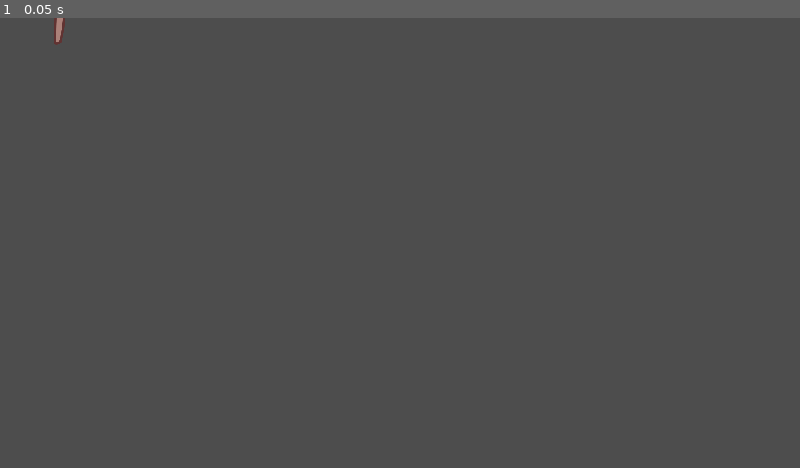
Above: before the commit, frame 1.
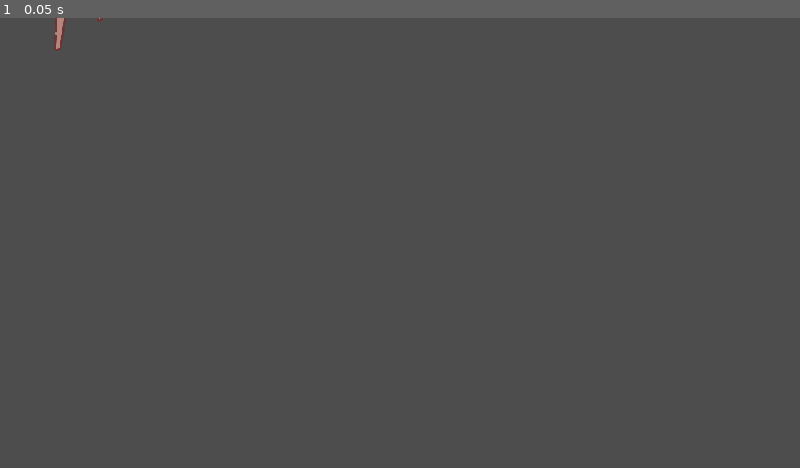
Above: after the commit, the same moment.

Repository: NuTrynity/Little-Cat-Cafe
Game: Godot game, scene res://Nodes/table.tscn
Same seed, same stepped clock (60 frames per second), same inputs: the game is played once before the commit and once after it. This scene is started directly instead of the project's main scene.
Inputs:
- Up to frame 1 (0.05 s): no input

The runs differ from the first frame. In frame 1, less than 0.1% of the frame differs, in the area x 6-13%, y 0-8%.

Commit message:
added a bunch of sprites

Diff:
--- a/Nodes/table.tscn
+++ b/Nodes/table.tscn
@@ -10,11 +10,11 @@
 texture = ExtResource("1_syli4")
 
 [node name="Chair" type="Sprite2D" parent="."]
-position = Vector2(242, -108)
+position = Vector2(243, -96)
 texture = ExtResource("2_s0lrh")
 
 [node name="Chair2" type="Sprite2D" parent="."]
-position = Vector2(-244, -108)
+position = Vector2(-245, -96)
 texture = ExtResource("2_s0lrh")
 flip_h = true
 
Not shown: 1 places in Nodes/table.tscn that only renumber resources
Binary file changed: Sprites/chair.png
Binary file added: Sprites/customer sprites/customer1_sitting.png
Not shown, added: Sprites/customer sprites/customer1_sitting.png.import
Binary file added: Sprites/customer sprites/customer1_standing.png
Not shown, added: Sprites/customer sprites/customer1_standing.png.import
Binary file added: Sprites/fry pan.png
Not shown, added: Sprites/fry pan.png.import
Binary file added: Sprites/omurice.png
Not shown, added: Sprites/omurice.png.import
Binary file added: Sprites/pickup tablecloth.png
Not shown, added: Sprites/pickup tablecloth.png.import
(and 3 more such lines)
